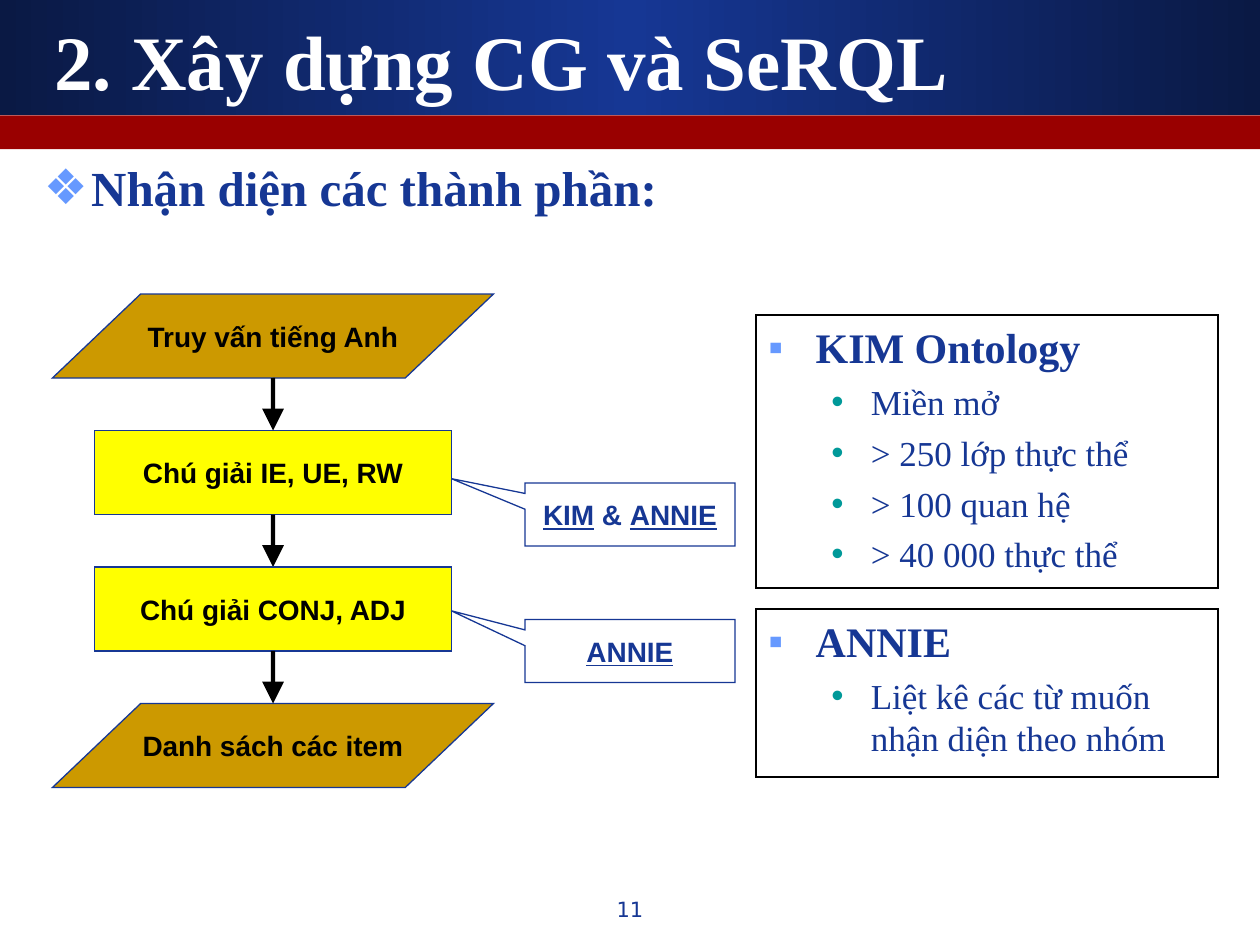
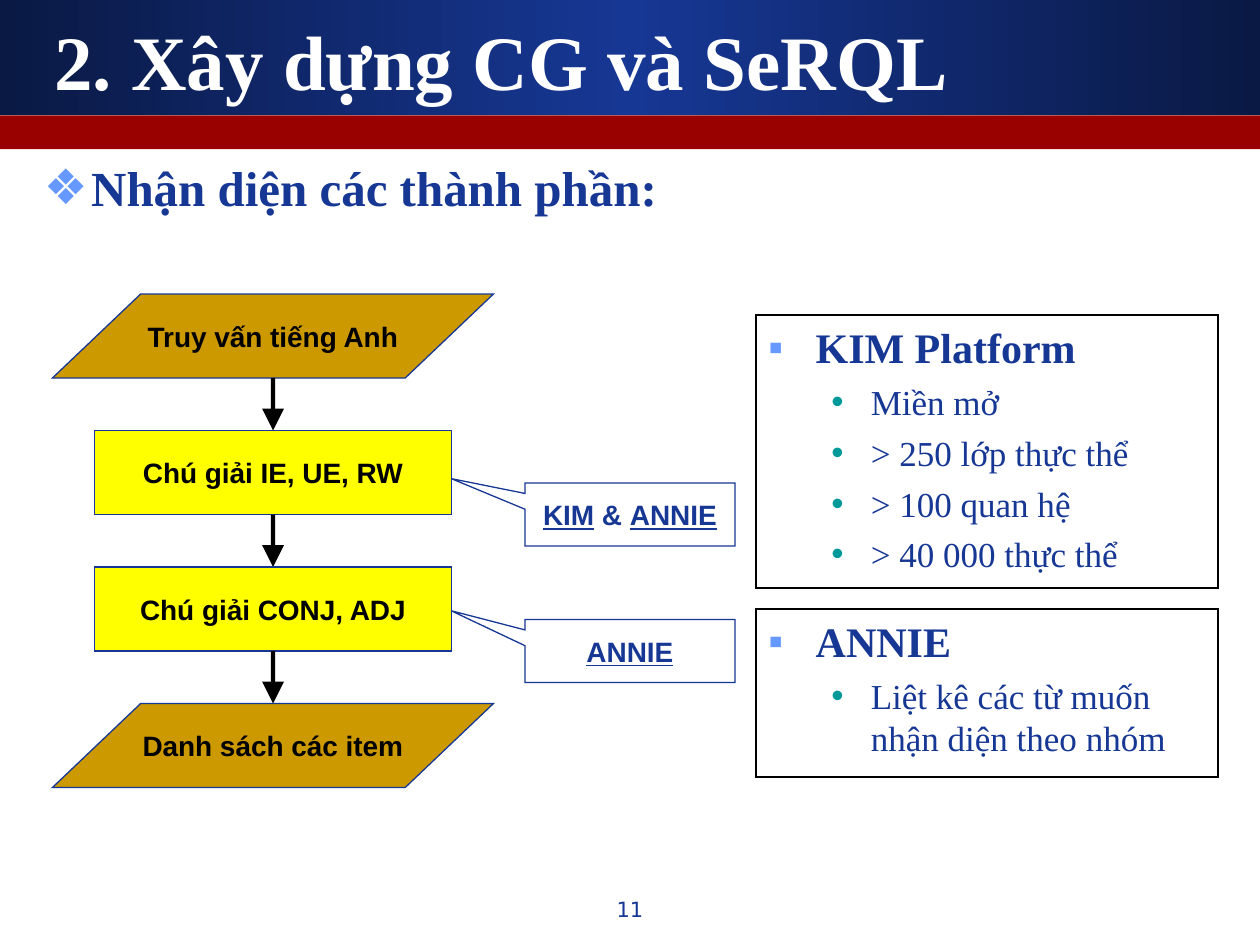
Before and after one commit to leaderwing/kt-kimres, a slide deck: slide 11 of note/[Thesis] Presentation.ppt. Drawn at 1260x945 pixels with LibreOffice and Linux fonts; fonts in the diff are those of the drawing. Boxes give left, top, right and bottom in pixels: in the first picture for what was removed or moved away, otherwise in the second. Text is boxed around its words. In the diff, an @@ line names an element or a change of style, - is before the commit and + after.

```diff
--- a/note/[Thesis] Presentation.ppt
+++ b/note/[Thesis] Presentation.ppt
@@ text in rectangle at (816, 333, 1076, 364): text changed @@
-▪ KIM Ontology
+▪ KIM Platform
```
